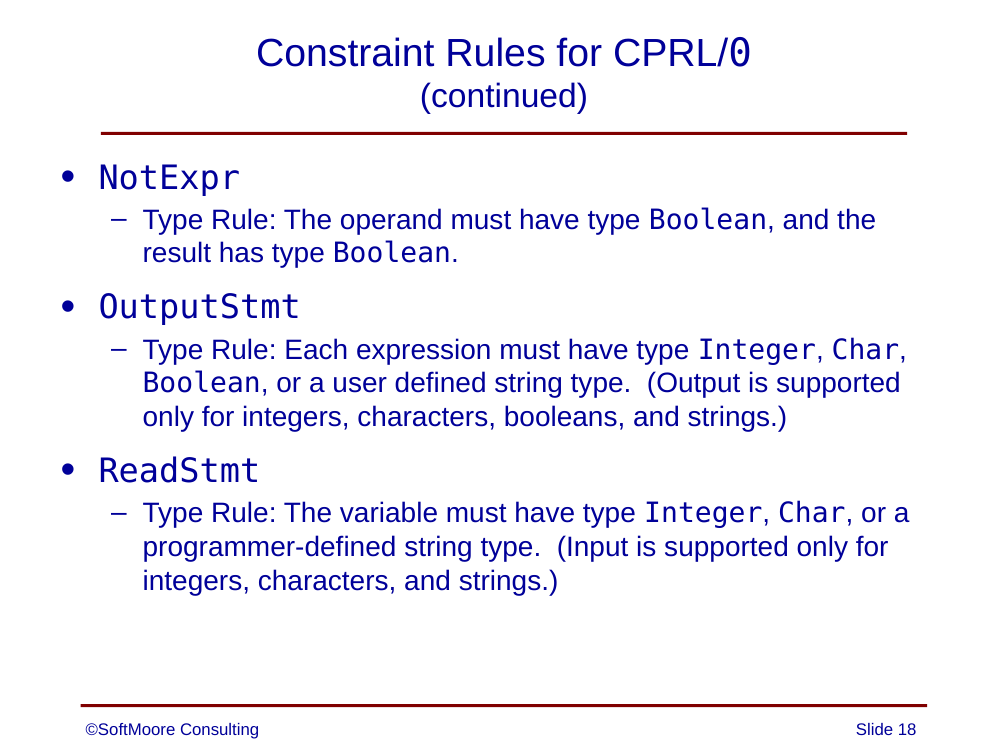
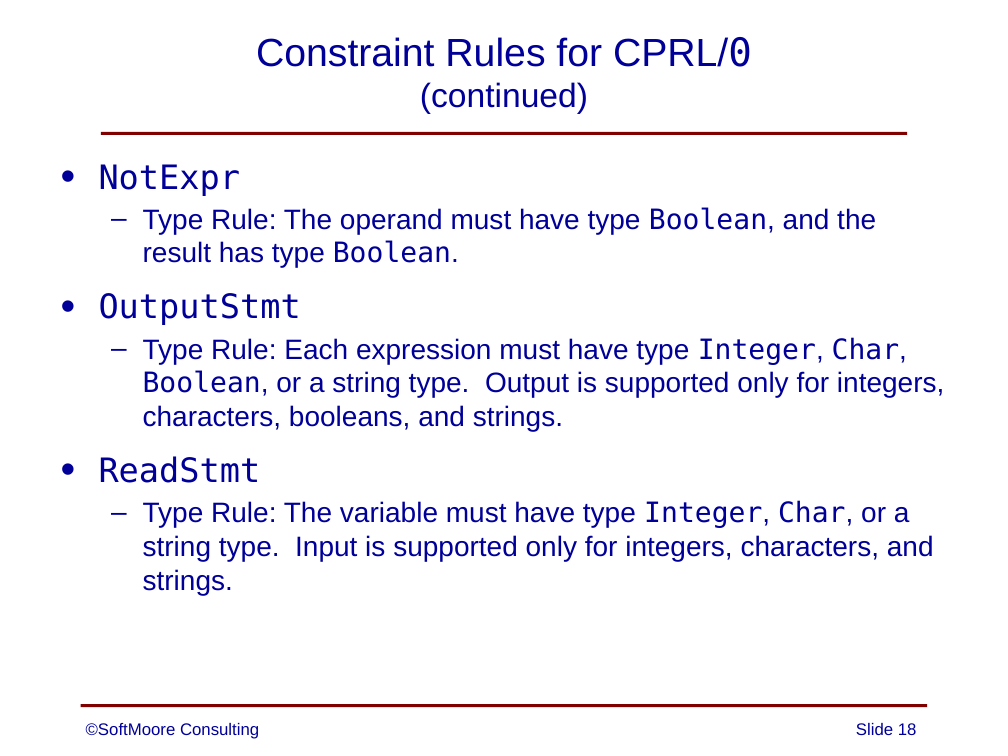
Before and after one commit to SoftMoore/CPRL-Java-3rd, a slide deck: slide 18 of PowerPoints/09 - Constraint Analysis.pptx. Drawn at 1008x756 pixels with LibreOffice and Linux fonts; fonts in the diff are those of the drawing. Boxes give left, top, right and bottom in pixels: in the first picture for what was removed or moved away, otherwise in the second. Text is boxed around its words. In the diff, an @@ line names an element or a change of style, - is before the commit and + after.

Commit message:
minor rewording on one slide

```diff
--- a/PowerPoints/09 - Constraint Analysis.pptx
+++ b/PowerPoints/09 - Constraint Analysis.pptx
@@ text at [143,337,944,431]: text changed @@
-  – Type Rule: Each expression must have type Integer, Char, Boolean, or a user defined string type. (Output is supported only for integers, characters, booleans, and strings.)
+  – Type Rule: Each expression must have type Integer, Char, Boolean, or a string type. Output is supported only for integers, characters, booleans, and strings.
@@ text at [143,500,934,595]: text changed @@
-  – Type Rule: The variable must have type Integer, Char, or a programmer-defined string type. (Input is supported only for integers, characters, and strings.)
+  – Type Rule: The variable must have type Integer, Char, or a string type. Input is supported only for integers, characters, and strings.
```
